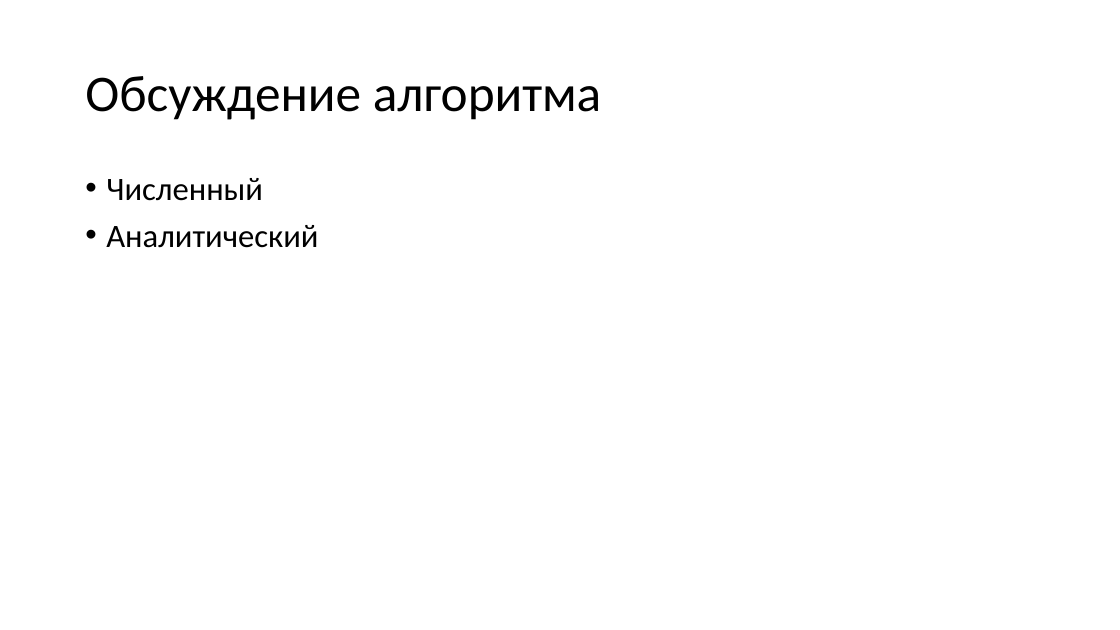
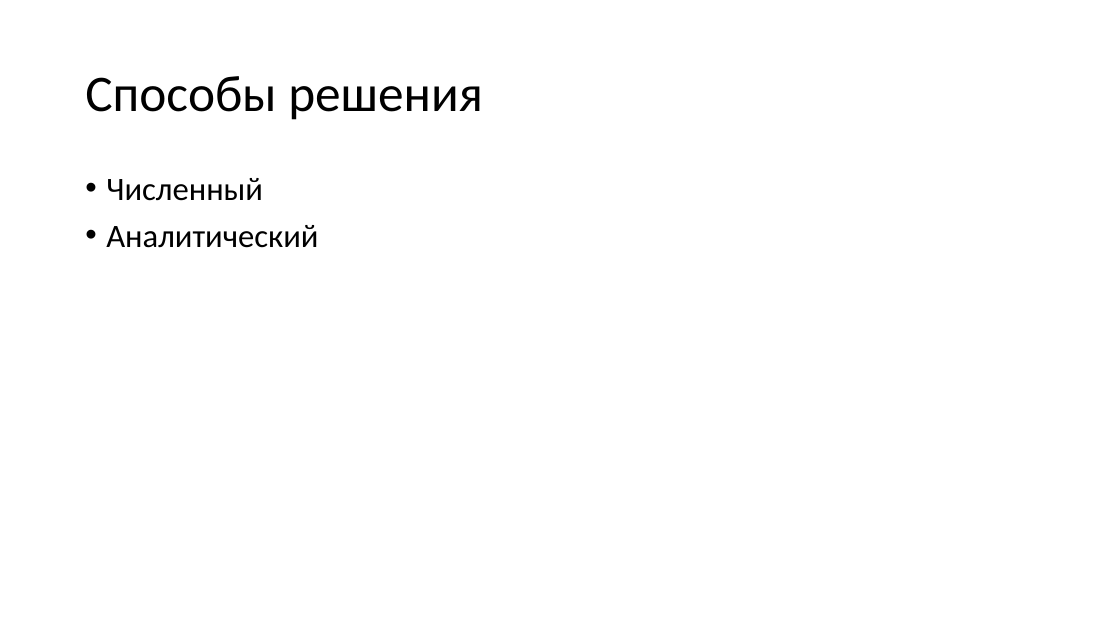
Before and after one commit to amakhno/Integration, a slide deck: slide 5 of defence.pptx (slide 6 before the commit). Drawn at 1120x630 pixels with LibreOffice and Linux fonts; fonts in the diff are those of the drawing. Boxes give left, top, right and bottom in pixels: in the first picture for what was removed or moved away, otherwise in the second. Text is boxed around its words. In the diff, an @@ line names an element or a change of style, - is before the commit and + after.

```diff
--- a/defence.pptx
+++ b/defence.pptx
@@ title at (85, 76, 483, 120): text changed @@
-Обсуждение алгоритма
+Способы решения
```
Also in this commit, not shown: 5 other slides changed, 10 slides added, 6 slides removed, 6 other files.
